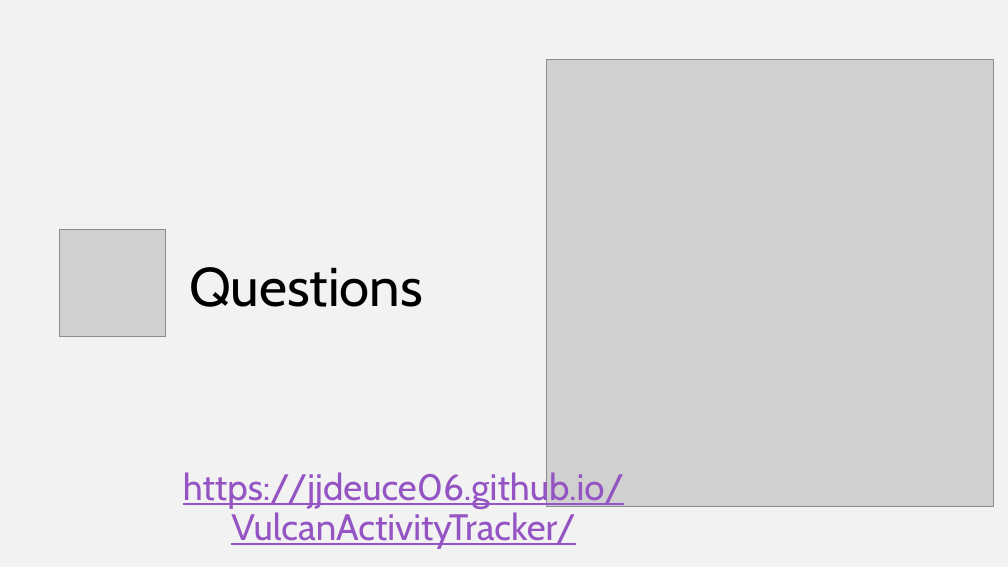
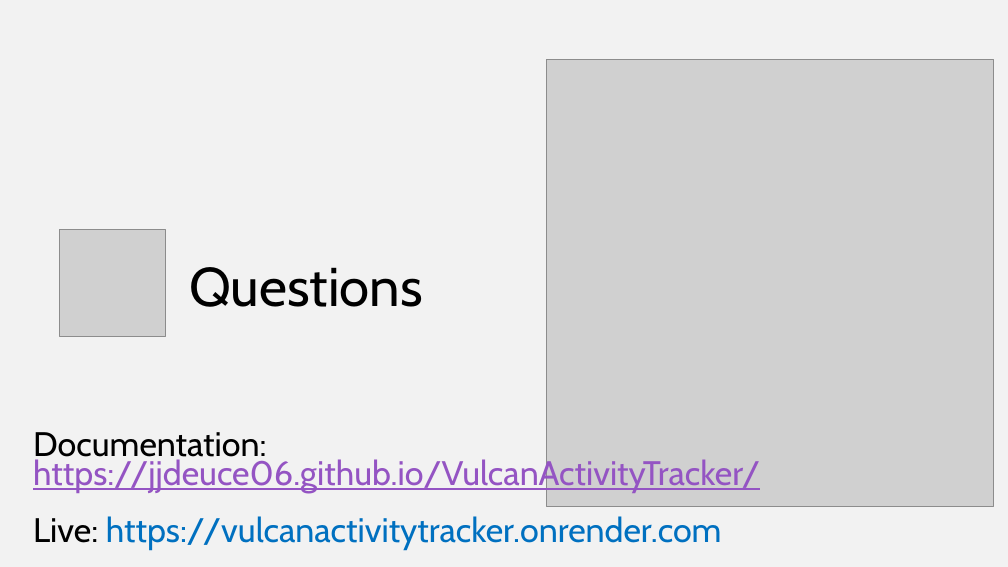
Before and after one commit to jjdeuce06/VulcanActivityTracker, a slide deck: slide 9 of Documentation/FinalPresentation/VulcanActivityTracker-Group2.pptx. Drawn at 1008x567 pixels with LibreOffice and Linux fonts; fonts in the diff are those of the drawing; grey boxes stand for pictures. Boxes give left, top, right and bottom in pixels: in the first picture for what was removed or moved away, otherwise in the second. Text is boxed around its words. In the diff, an @@ line names an element or a change of style, - is before the commit and + after.

```diff
--- a/Documentation/FinalPresentation/VulcanActivityTracker-Group2.pptx
+++ b/Documentation/FinalPresentation/VulcanActivityTracker-Group2.pptx
@@ text at <box>33,432,760,550</box>: text changed; size 35 to 32.4 pt @@
-https://jjdeuce06.github.io/VulcanActivityTracker/
+Documentation: https://jjdeuce06.github.io/VulcanActivityTracker/
+Live: https://vulcanactivitytracker.onrender.com
```
Also in this commit, not shown: 4 other slides changed, 2 slides added, 2 slides removed, 1 other file.
